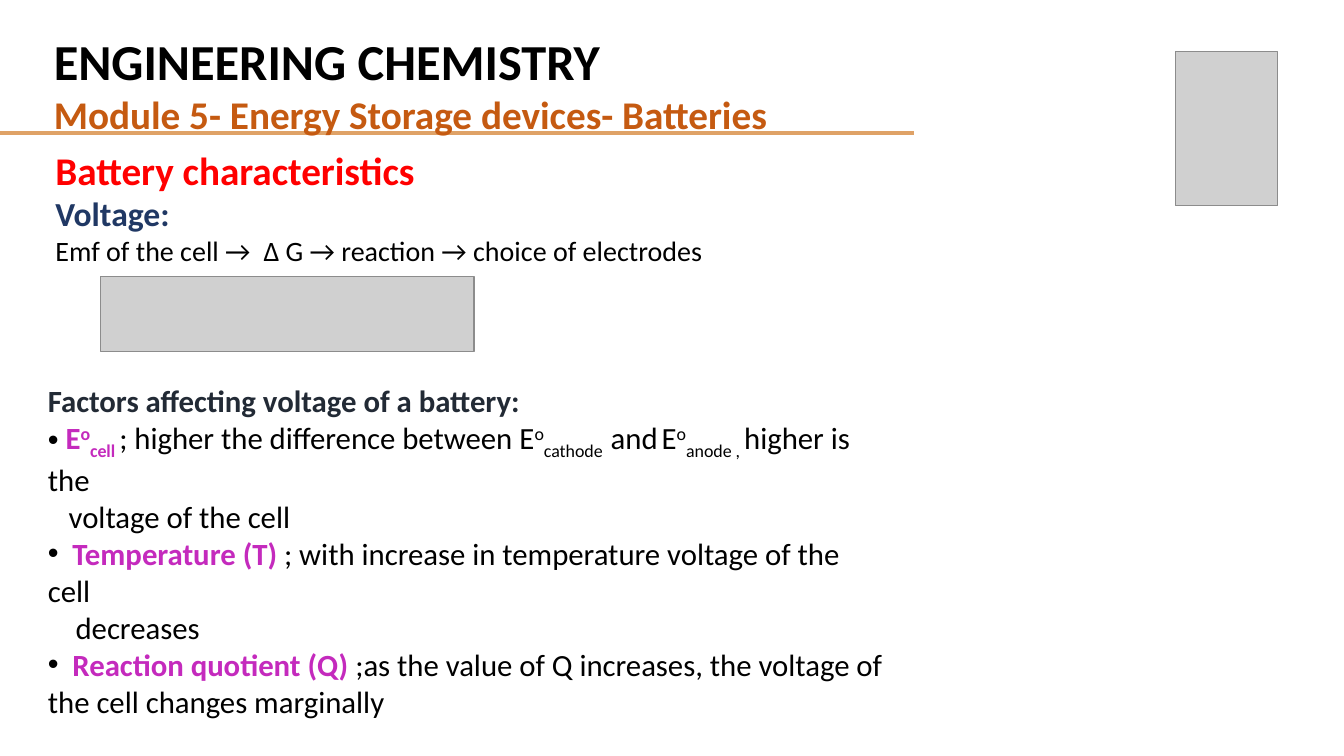
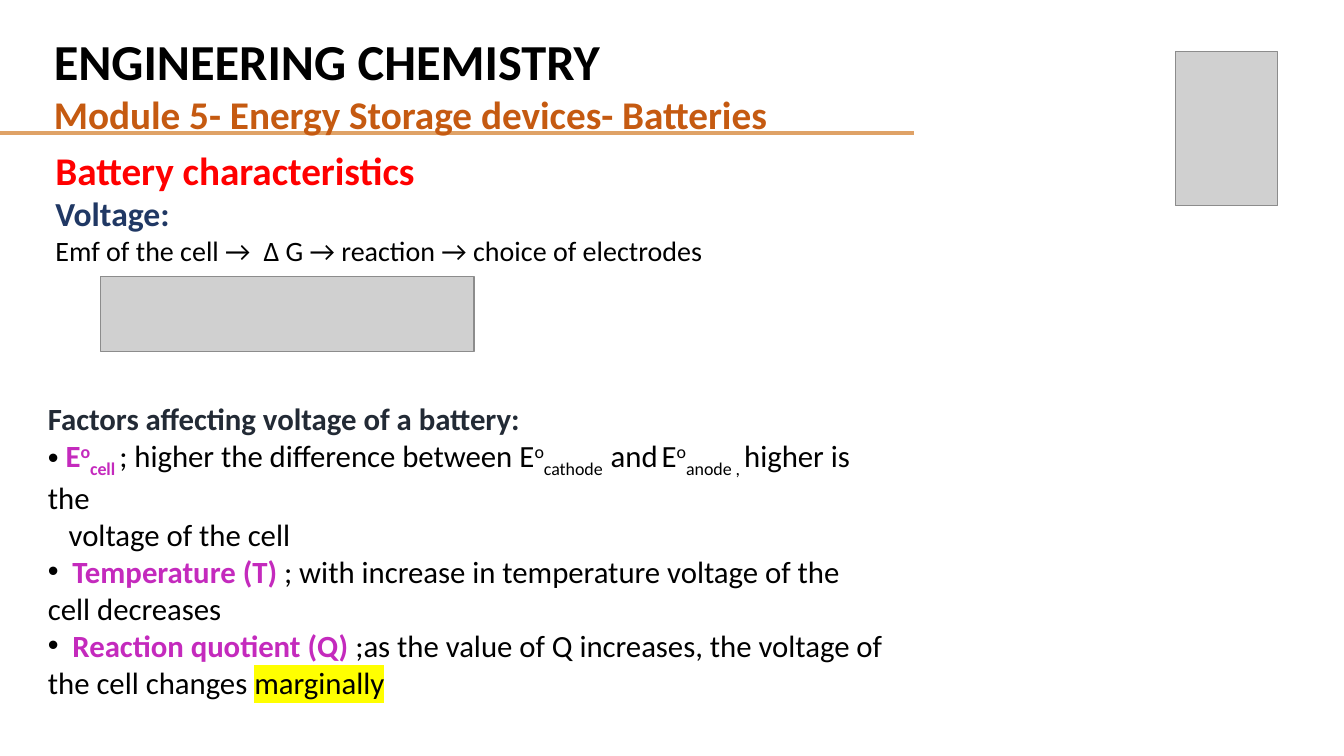
Before and after one commit to neeraj-r-rugi/PESU-FILES, a slide deck: slide 13 of 1st-Sem-Chem-Cycle/Subject_Files/chemistry/Unit 3/Unit 3 class 25- Batteries-components, working and Battery Characteristics.pptx. Drawn at 1344x756 pixels with LibreOffice and Linux fonts; fonts in the diff are those of the drawing; grey boxes stand for pictures. Boxes give left, top, right and bottom in pixels: in the first picture for what was removed or moved away, otherwise in the second. Text is boxed around its words. In the diff, an @@ line names an element or a change of style, - is before the commit and + after.

```diff
--- a/1st-Sem-Chem-Cycle/Subject_Files/chemistry/Unit 3/Unit 3 class 25- Batteries-components, working and Battery Characteristics.pptx
+++ b/1st-Sem-Chem-Cycle/Subject_Files/chemistry/Unit 3/Unit 3 class 25- Batteries-components, working and Battery Characteristics.pptx
@@ text "Factors affecting voltage of a ...": place and size @@
-text "Factors affecting voltage of a ..." at box(48, 390, 882, 719)
+text "Factors affecting voltage of a ..." at box(48, 408, 882, 700)
@@ text at box(48, 560, 840, 621): text changed @@
-• Temperature (T) ; with increase in temperature voltage of the cell
-decreases
+• Temperature (T) ; with increase in temperature voltage of the cell decreases
@@ text at box(48, 634, 882, 700): highlight none to #FFFF00 in "marginally" @@
```
Also in this commit, not shown: 4 other slides changed, 54 other files.
